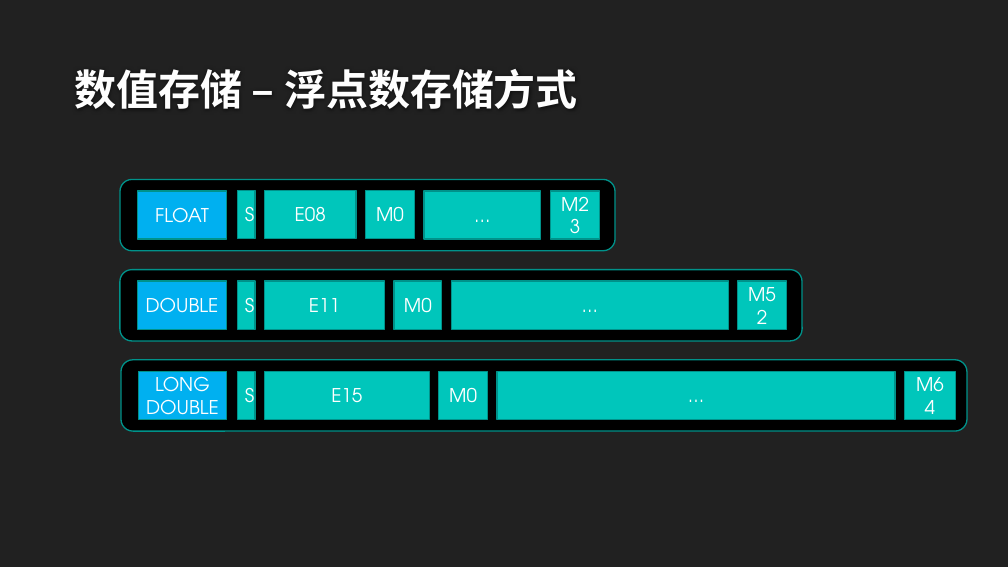
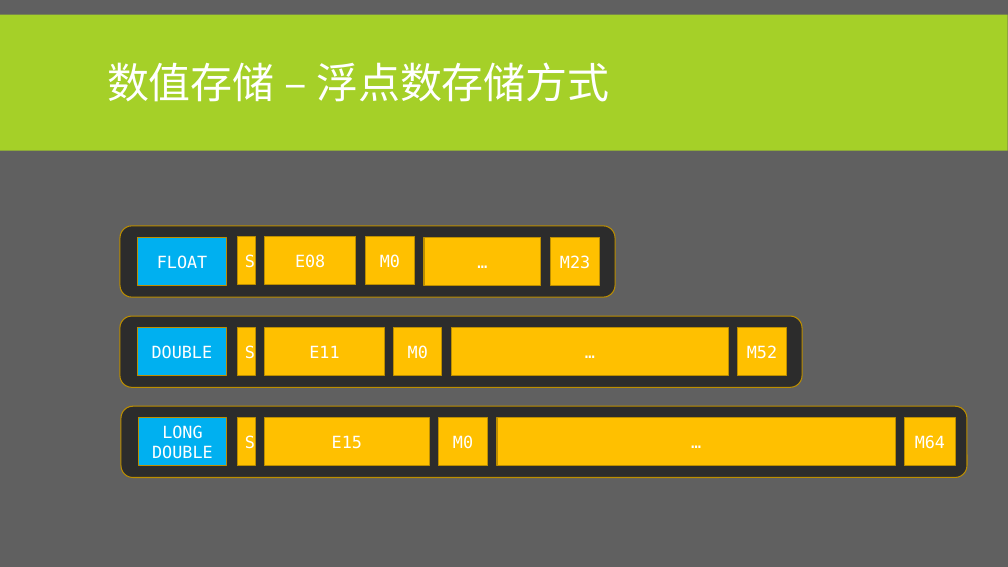
Before and after one commit to albertclass/Lessons, a slide deck: slide 9 of advance c++/courseware.pptx. Drawn at 1008x567 pixels with LibreOffice and Linux fonts; fonts in the diff are those of the drawing; background and template pictures are left out. Boxes give left, top, right and bottom in pixels: in the first picture for what was removed or moved away, otherwise in the second. Text is boxed around its words. In the diff, an @@ line names an element or a change of style, - is before the commit and + after.

```diff
--- a/advance c++/courseware.pptx
+++ b/advance c++/courseware.pptx
@@ background #212121 to #606060 @@
@@ rectangle added at <box>0,14,1008,150</box>, fill #A5D028 @@
@@ title "数值存储 – 浮点数存储方式": place and size @@
-title "数值存储 – 浮点数存储方式" at <box>75,69,578,109</box>
+title "数值存储 – 浮点数存储方式" at <box>107,62,610,102</box>
@@ title "数值存储 – 浮点数存储方式" at <box>107,62,610,102</box>: font TeX Gyre Adventor to Cabin, text colour #FEFEFE to #FFFFFF, bold off; line spacing 1 to 0.85; vertical alignment bottom to middle @@
@@ 18 rectangles, 3 rounded rectangles: place and size @@
-18 rectangles, 3 rounded rectangles at <box>120,179,967,431</box>
+18 rectangles, 3 rounded rectangles at <box>120,226,967,477</box>
@@ fill #000000 to #2C2C2C; outline #00928A 1.25 pt to #BD8E00 1 pt in 3 elements at <box>120,316,802,387</box>, <box>121,406,967,477</box>, <box>120,226,616,297</box> @@
@@ size 18 to 16 pt, font TeX Gyre Adventor to DejaVu Sans Mono; outline #00928A 1.25 pt to #BD8E00 1 pt in 3 elements at <box>138,327,227,376</box>, <box>138,237,226,286</box>, <box>138,418,226,467</box> @@
@@ size 18 to 16 pt, font TeX Gyre Adventor to DejaVu Sans Mono; fill #00C6BB to #FFC000; outline #00928A 1.25 pt to #BD8E00 1 pt in 15 elements at <box>237,327,256,376</box>, <box>265,327,385,376</box>, <box>394,327,442,376</box>, <box>738,327,787,376</box>, <box>237,237,256,285</box>, <box>265,237,356,285</box>, <box>365,237,414,285</box>, <box>551,237,600,286</box>, <box>237,418,256,467</box>, <box>265,418,430,467</box>, <box>439,418,488,467</box>, <box>905,418,956,467</box>, <box>451,327,729,376</box>, <box>424,237,541,286</box>, <box>497,418,895,467</box> @@
```
Also in this commit, not shown: 28 other slides changed, 5 slides added, 2 other files.
